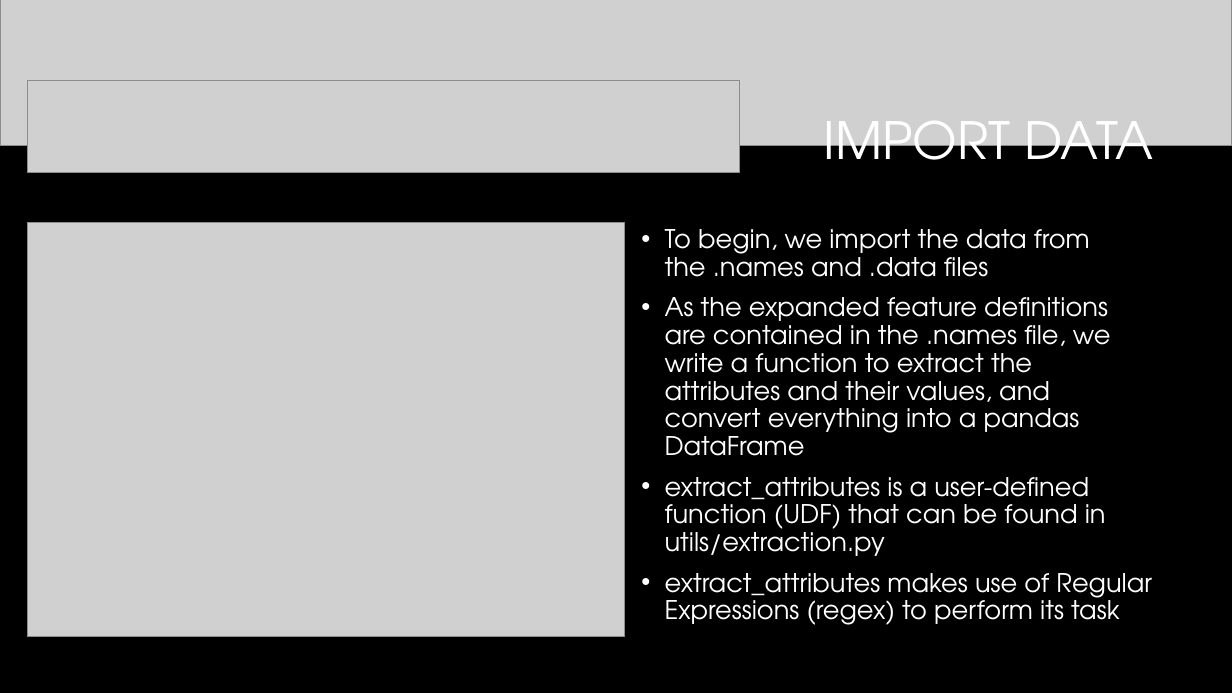
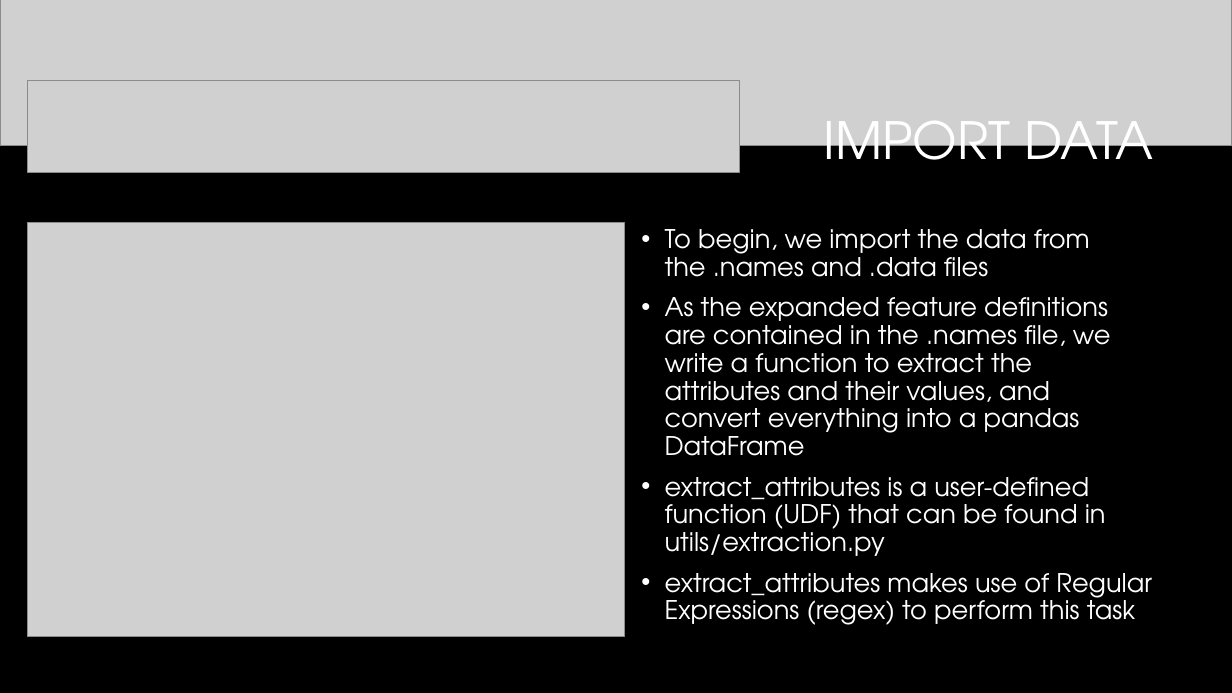
Before and after one commit to ethanolx/Mushrooms-Housing-py, a slide deck: slide 3 of doc/classification-highlights.pptx. Drawn at 1232x693 pixels with LibreOffice and Linux fonts; fonts in the diff are those of the drawing; grey boxes stand for pictures; background and template pictures are left out. Boxes give left, top, right and bottom in pixels: in the first picture for what was removed or moved away, otherwise in the second. Text is boxed around its words. In the diff, an @@ line names an element or a change of style, - is before the commit and + after.

```diff
--- a/doc/classification-highlights.pptx
+++ b/doc/classification-highlights.pptx
@@ text at (665, 573, 1152, 625): text changed @@
-• extract_attributes makes use of Regular Expressions (regex) to perform its task
+• extract_attributes makes use of Regular Expressions (regex) to perform this task
```
Also in this commit, not shown: 2 other slides changed, 4 other files.
